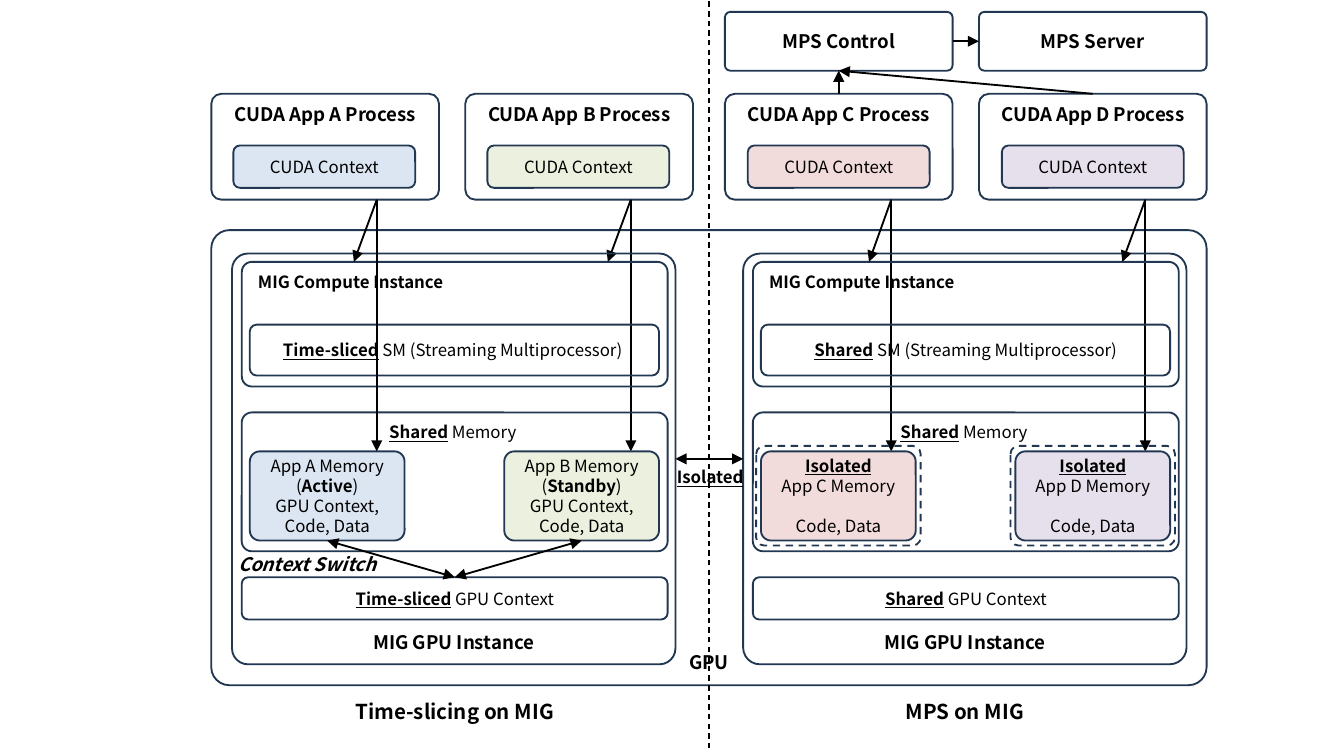
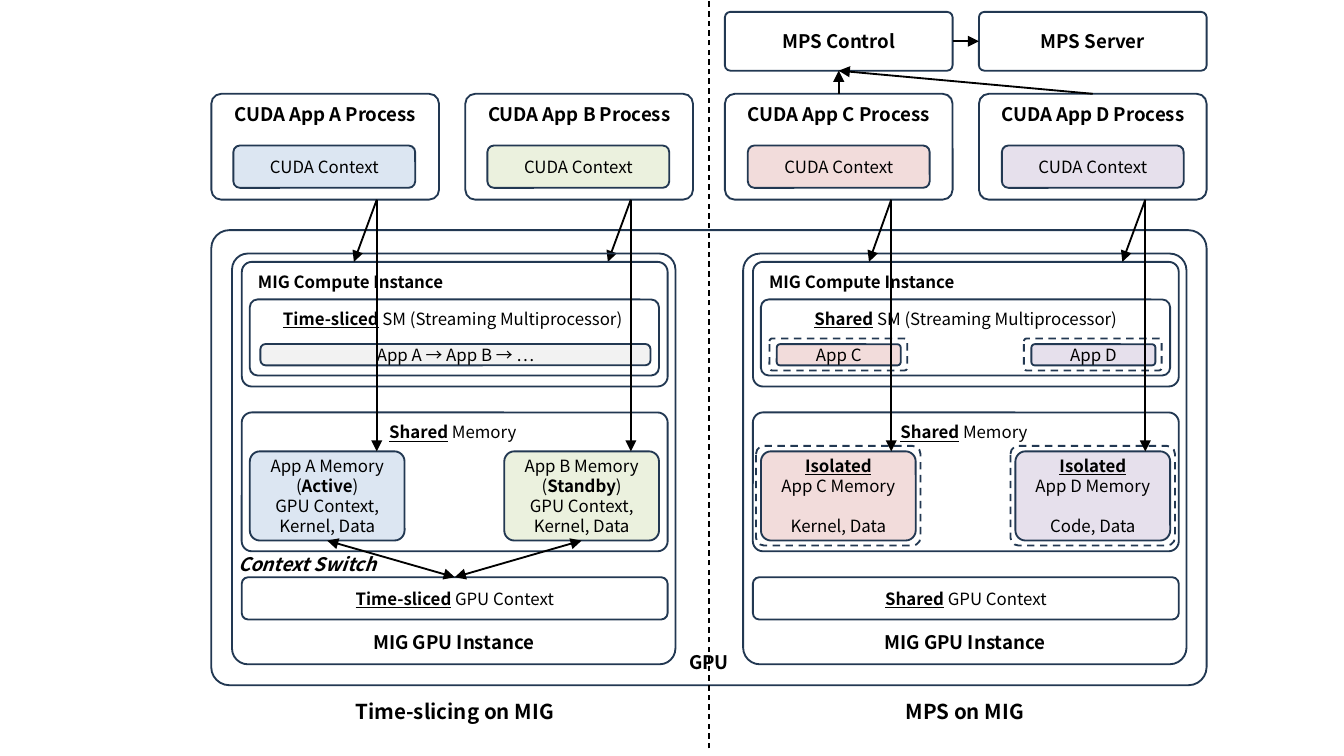
Before and after one commit to ssup2/blog-software, a slide deck: slide 11 of content/docs/theory-analysis/nvidia-gpu-sharing/images/images.pptx. Drawn at 1344x756 pixels with LibreOffice and Linux fonts; fonts in the diff are those of the drawing. Boxes give left, top, right and bottom in pixels: in the first picture for what was removed or moved away, otherwise in the second. Text is boxed around its words. In the diff, an @@ line names an element or a change of style, - is before the commit and + after.

```diff
--- a/content/docs/theory-analysis/nvidia-gpu-sharing/images/images.pptx
+++ b/content/docs/theory-analysis/nvidia-gpu-sharing/images/images.pptx
@@ rounded rectangle "Time-sliced SM (Streaming Multiprocessor)" at (250,300,659,376): vertical alignment middle to top; proportions changed @@
@@ rounded rectangle "Time-sliced SM (Streaming Multiprocessor)": place and size @@
-rounded rectangle "Time-sliced SM (Streaming Multiprocessor)" at (250,325,659,376)
+rounded rectangle "Time-sliced SM (Streaming Multiprocessor)" at (250,300,659,376)
@@ rounded rectangle "Shared SM (Streaming Multiprocessor)": place and size @@
-rounded rectangle "Shared SM (Streaming Multiprocessor)" at (761,325,1169,376)
+rounded rectangle "Shared SM (Streaming Multiprocessor)" at (761,300,1169,376)
@@ rounded rectangle "Shared SM (Streaming Multiprocessor)" at (761,300,1169,376): vertical alignment middle to top; proportions changed @@
@@ rounded rectangle added at (261,344,650,366), fill #F2F2F2, outline #233953 1 pt, 9 pt, text #000000 @@
+App A → App B → …
@@ rounded rectangle added at (770,339,907,371), outline #233953 1 pt dashed @@
@@ rounded rectangle added at (777,344,900,366), fill #F2DCDB, outline #233953 1 pt, 9 pt, text #000000 @@
+App C
@@ rounded rectangle added at (1024,339,1161,371), outline #233953 1 pt dashed @@
@@ rounded rectangle added at (1031,344,1154,366), fill #E6E0EC, outline #233953 1 pt, 9 pt, text #000000 @@
+App D
@@ double arrow removed from (676, 458) to (743, 458) @@
@@ text removed at (677,466,744,488) @@
-Isolated
@@ text in rounded rectangle at (279,518,375,535): text changed @@
-Code, Data
+Kernel, Data
@@ text in rounded rectangle at (534,518,629,535): text changed @@
-Code, Data
+Kernel, Data
@@ text in rounded rectangle at (791,518,886,535): text changed @@
-Code, Data
+Kernel, Data
```
Also in this commit, not shown: 4 other slides changed, 6 other files.
